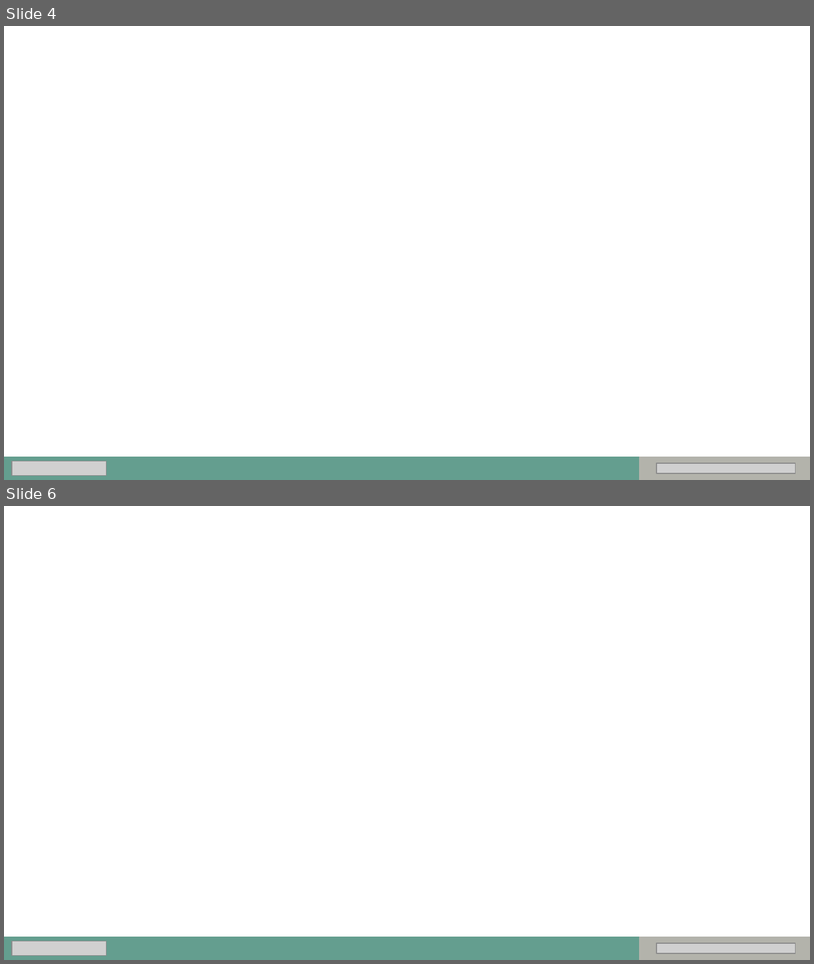
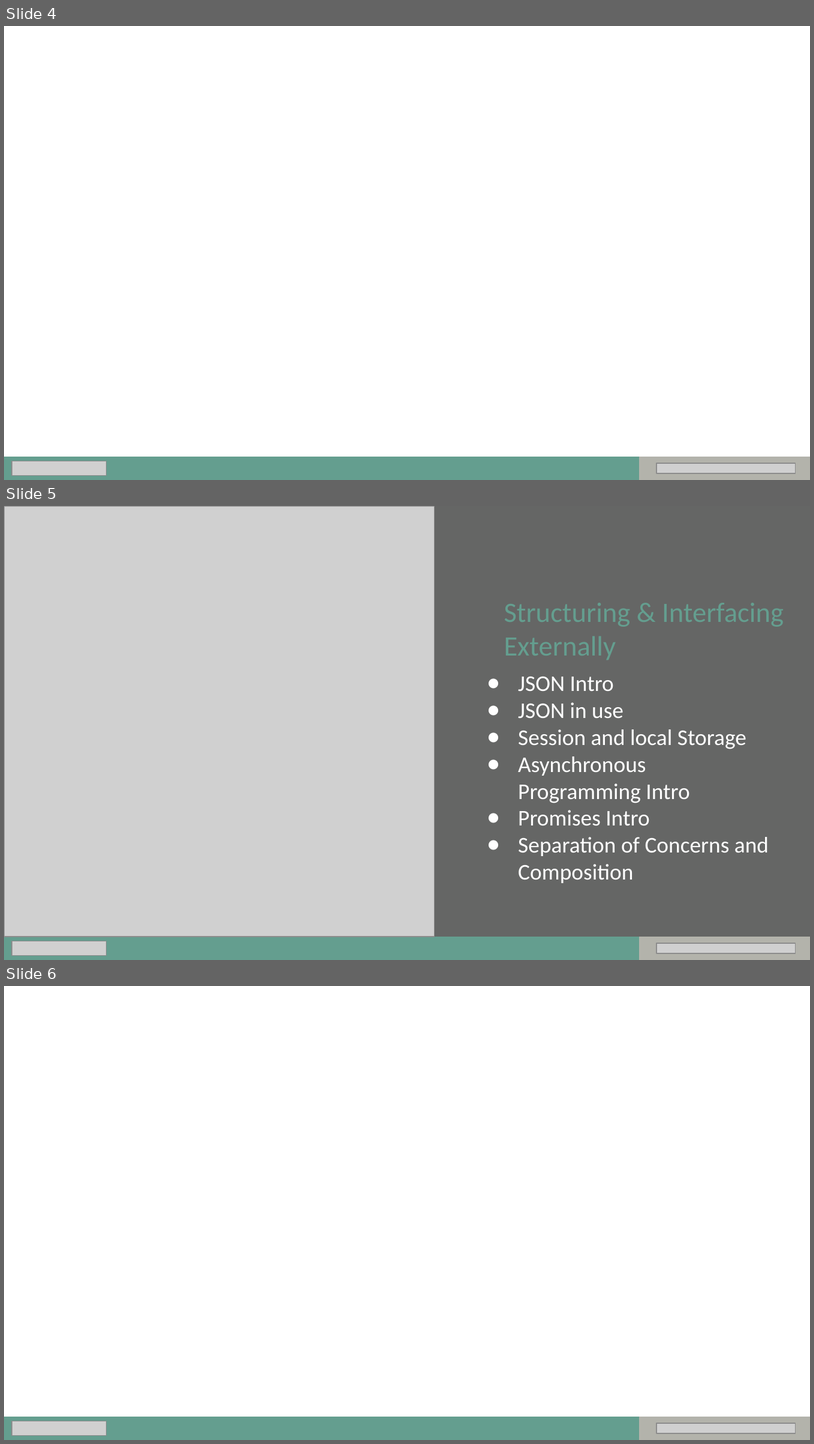
Before and after one commit to xolaCS/Interactive-Web-Apps-Sept-2021, a slide deck: diagrams/Structuring & Interfacing Externally.pptx. Shown one above the other, each under a label of ours: slides 4 and 6 before the commit, slides 4, 5 and 6 after it; the slides between them are not shown. The pictures are 814x964 and 814x1444 pixels, drawn with LibreOffice and Linux fonts; fonts in the diff are those of the drawing; grey boxes stand for pictures; background and template pictures are left out. Boxes give left, top, right and bottom in pixels: in the first picture for what was removed or moved away, otherwise in the second. Text is boxed around its words. In the diff, an @@ line names an element or a change of style, - is before the commit and + after.

```diff
--- a/diagrams/Structuring & Interfacing Externally.pptx
+++ b/diagrams/Structuring & Interfacing Externally.pptx
@@ slide 5 added at [4, 506, 810, 960], background #FFFFFF @@
@@ rectangle added at [4, 506, 810, 959], fill #656665 @@
@@ picture added at [4, 506, 435, 937] @@
@@ text added at [504, 603, 784, 660], 25 pt, text #649E8F @@
+Structuring & Interfacing Externally
@@ text added at [518, 676, 769, 883], 20 pt, text #FFFFFF @@
+● JSON Intro
+● JSON in use
+● Session and local Storage
+● Asynchronous Programming Intro
+● Promises Intro
+● Separation of Concerns and Composition
@@ rectangle added at [4, 937, 810, 960], fill #649E8F, outline #649E8F 0.75 pt @@
@@ rectangle added at [640, 937, 810, 960], fill #B3B3AB, outline #B3B3AB 0.75 pt @@
@@ picture added at [12, 940, 107, 954] @@
@@ picture added at [657, 943, 796, 954] @@
```
Also in this commit, not shown: 1 slide changed, 1 slide removed, 4 other files.
